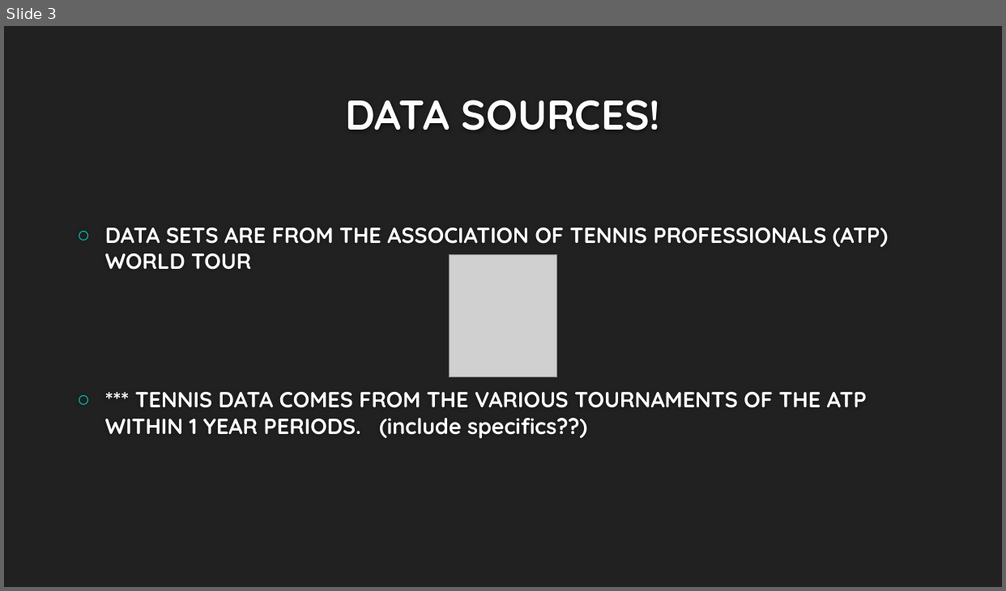
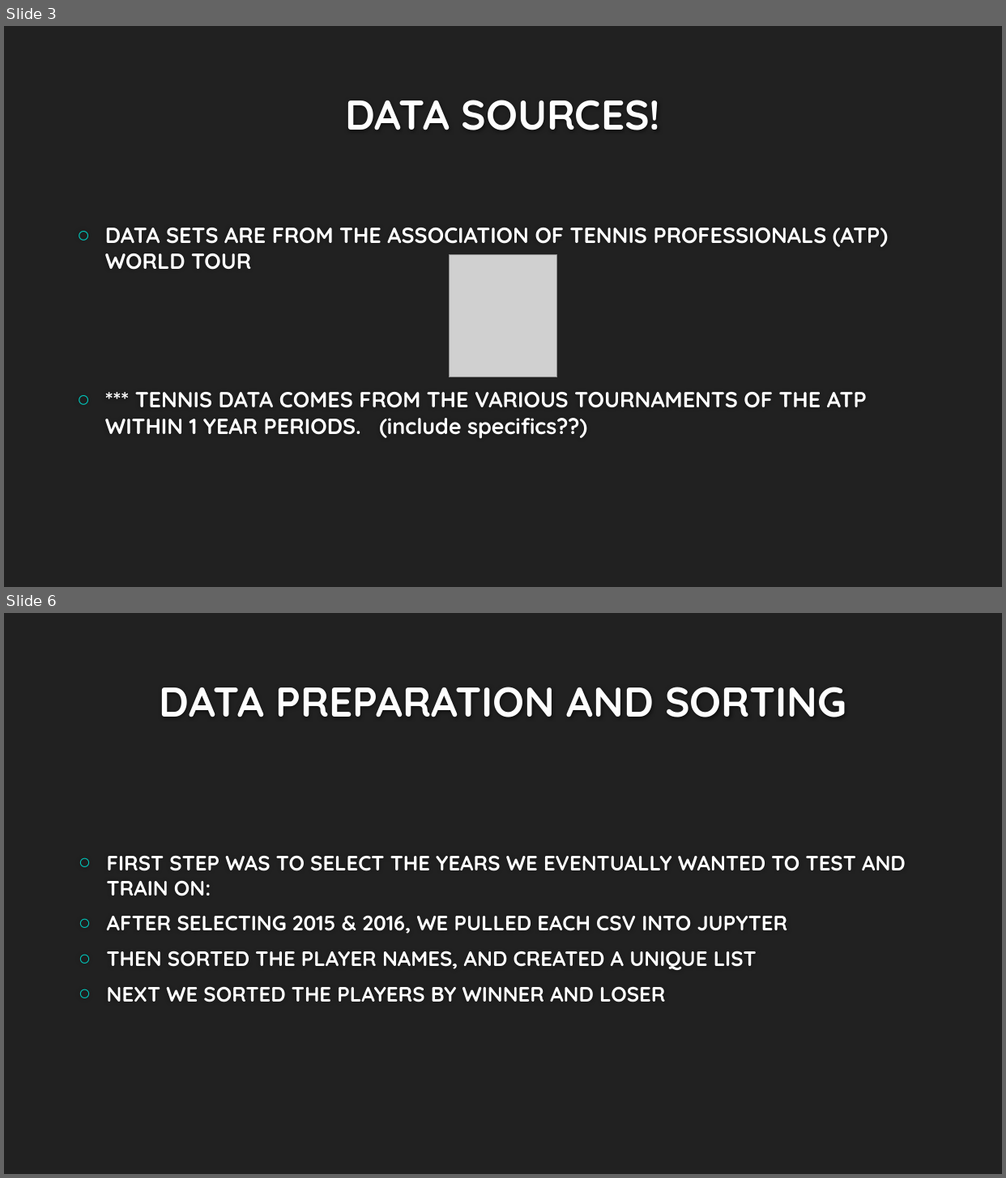
Before and after one commit to APK500/project-three, a slide deck: UNABLE LARKS! – PREDICTING TENNIS.pptx. Shown one above the other, each under a label of ours: slide 3 before the commit, slides 3 and 6 after it; the slides between them are not shown. The pictures are 1006x591 and 1006x1178 pixels, drawn with LibreOffice and Linux fonts; fonts in the diff are those of the drawing; grey boxes stand for pictures; background and template pictures are left out. Boxes give left, top, right and bottom in pixels: in the first picture for what was removed or moved away, otherwise in the second. Text is boxed around its words. In the diff, an @@ line names an element or a change of style, - is before the commit and + after.

```diff
--- a/UNABLE LARKS! – PREDICTING TENNIS.pptx
+++ b/UNABLE LARKS! – PREDICTING TENNIS.pptx
@@ slide 6 added at [4, 613, 1002, 1174], background #212121 @@
@@ title added at [160, 687, 846, 717], 40 pt, text #FEFEFE, bold @@
+DATA PREPARATION AND SORTING
@@ text added at [107, 855, 906, 1003], 20 pt, text #FFFFFF, bold @@
+○ FIRST STEP WAS TO SELECT THE YEARS WE EVENTUALLY WANTED TO TEST AND TRAIN ON:
+○ AFTER SELECTING 2015 & 2016, WE PULLED EACH CSV INTO JUPYTER
+○ THEN SORTED THE PLAYER NAMES, AND CREATED A UNIQUE LIST
+○ NEXT WE SORTED THE PLAYERS BY WINNER AND LOSER
```
Also in this commit, not shown: 1 slide changed, 9 other slides added, 8 other files.
